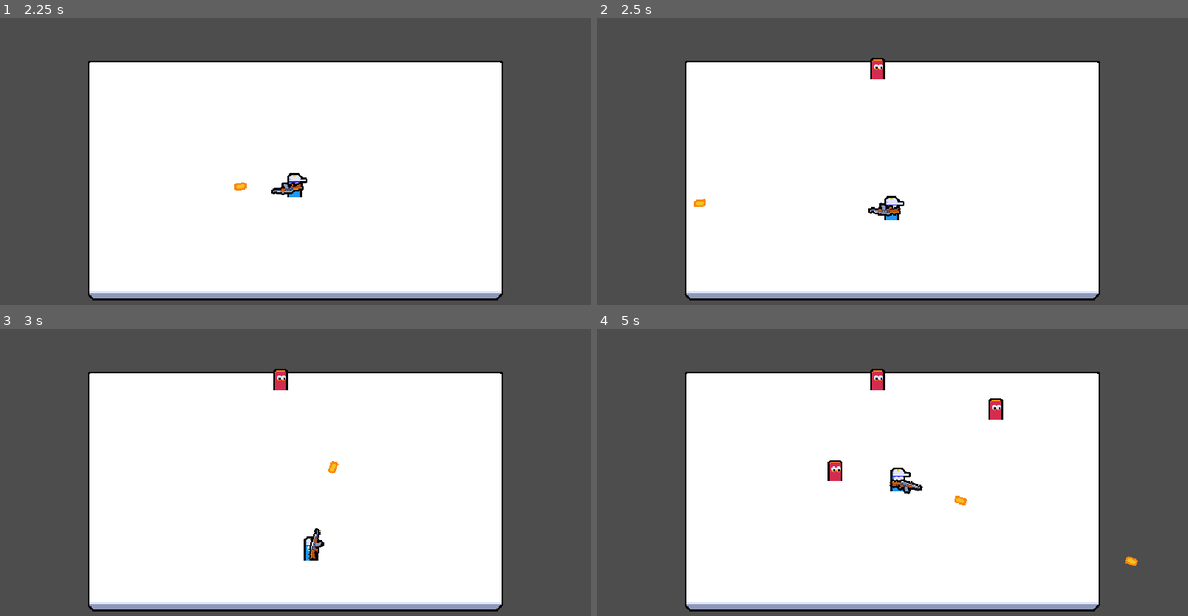
Above: before the commit, frames 1-4 (two rows, left to right).
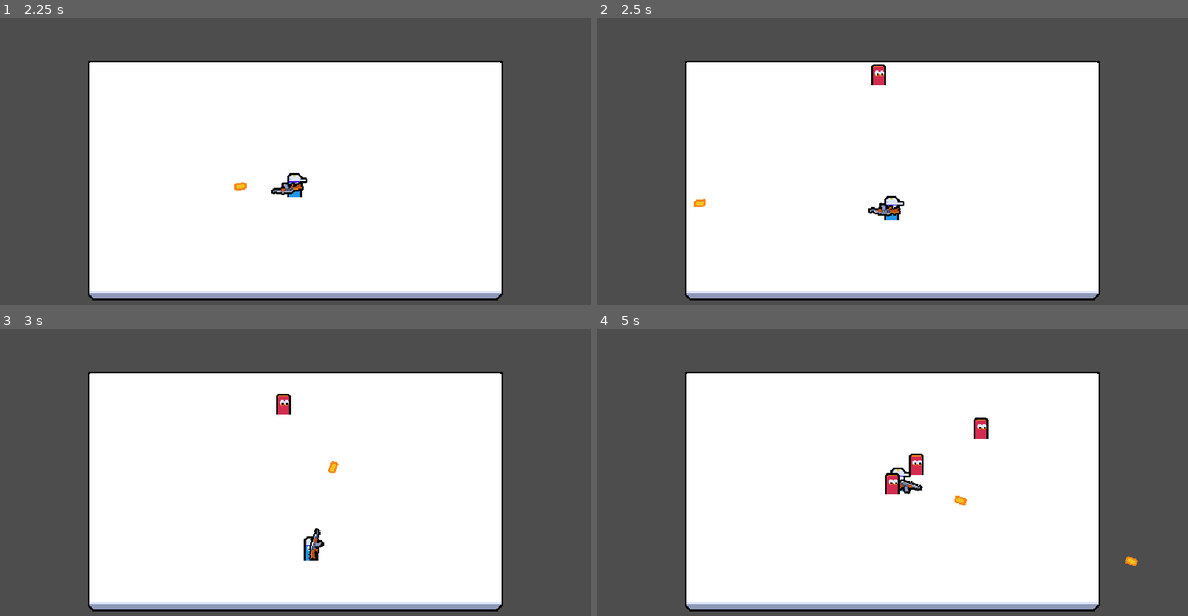
Above: after the commit, the same moments.

Repository: bartoszcholewa/2d-multiplayer-course
Game: Godot game, scene res://ui/main_menu/main_menu.tscn
Same seed, same stepped clock (60 frames per second), same inputs: the game is played once before the commit and once after it.
Inputs (mouse positions are in pixels of both pictures, inside the frame that each line leads up to):
- Up to frame 1 (2.25 s): tap Enter at 0.5 s; move the mouse to (425, 158) at 0.52 s; press the mouse at (425, 158) at 0.53 s; hold D (move_right) 0.53-1.25 s; release the mouse at (425, 158) at 1.25 s; click "Host" at 1.25 s; tap Space at 2 s; move the mouse to (177, 193) at 2.02 s; hold S (move_down) from 2.03 s (still down); click (177, 193) at 2.1 s
- Up to frame 2 (2.5 s): keep holding S (move_down)
- Up to frame 3 (3 s): move the mouse to (354, 415) at 2.77 s; release S (move_down) at 2.78 s; press the mouse at (354, 415) at 2.78 s; hold D (move_right) from 2.78 s (still down)
- Up to frame 4 (5 s): move the mouse to (862, 552) at 3.52 s; release D (move_right) at 3.53 s; release the mouse at (862, 552) at 3.53 s; hold W (move_up) 3.53-4.28 s; click (862, 552) at 3.6 s; move the mouse to (1069, 535) at 4.27 s; press the mouse at (1069, 535) at 4.28 s; hold A (move_left) from 4.28 s (still down)

Frame 1 is identical in both runs. In frame 2, 0.2% of the frame differs, in the area x 46-49%, y 13-24%; in frame 3, 0.4%; in frame 4, 1.1%, in the area x 39-69%, y 13-58%.

Commit message:
Lesson 21 - Basic Enemy AI

Diff:
--- a/entities/enemy/enemy.gd
+++ b/entities/enemy/enemy.gd
@@ -2,18 +2,54 @@
 extends CharacterBody2D
 
 @onready var area_2d: Area2D = $Area2D
+@onready var target_acquisition_timer: Timer = $TargetAcquisitionTimer
+
 
 var current_health: int = 1
+var target_position: Vector2
 
 
 func _ready() -> void:
 	area_2d.area_entered.connect(_on_area_entered)
+	target_acquisition_timer.timeout.connect(_on_target_acqusition_timer_timeout)
+	if is_multiplayer_authority():
+		acquire_target()
+
+
+func _process(_delta: float) -> void:
+	if is_multiplayer_authority():
+		velocity = global_position.direction_to(target_position) * 40
+		move_and_slide()
+
 
 
 func handle_hit() -> void:
 	current_health -= 1
 	if current_health <= 0:
 		queue_free()
+
+func acquire_target() -> void:
+	var players: Array[Node] = get_tree().get_nodes_in_group("player")
+	var nearest_player: Player = null
+	var nearest_squared_distance: float
+
+	for player: Player in players:
+		if not nearest_player:
+			nearest_player = player
+			nearest_squared_distance = nearest_player.global_position\
+				.distance_squared_to(global_position)
+			continue
+
+		var player_squared_distance: float = player.global_position\
+			.distance_squared_to(global_position)
+		if player_squared_distance < nearest_squared_distance:
+			nearest_squared_distance = player_squared_distance
+			nearest_player = player
+
+	if nearest_player != null:
+		target_position = nearest_player.global_position
+
+
 
 
 func _on_area_entered(other_area: Area2D) -> void:
@@ -24,3 +60,7 @@
 		var bullet: Bullet = other_area.owner
 		bullet.register_collision()
 		handle_hit()
+
+func _on_target_acqusition_timer_timeout() -> void:
+	if is_multiplayer_authority():
+		acquire_target()
--- a/entities/enemy/enemy.tscn
+++ b/entities/enemy/enemy.tscn
@@ -6,7 +6,7 @@
 [sub_resource type="SceneReplicationConfig" id="SceneReplicationConfig_im2q6"]
 properties/0/path = NodePath(".:global_position")
 properties/0/spawn = true
-properties/0/replication_mode = 0
+properties/0/replication_mode = 1
 
 [sub_resource type="RectangleShape2D" id="RectangleShape2D_ksmh7"]
 size = Vector2(16, 24)
@@ -21,6 +21,10 @@
 
 [node name="MultiplayerSynchronizer" type="MultiplayerSynchronizer" parent="."]
 replication_config = SubResource("SceneReplicationConfig_im2q6")
+
+[node name="TargetAcquisitionTimer" type="Timer" parent="."]
+wait_time = 0.2
+autostart = true
 
 [node name="Area2D" type="Area2D" parent="."]
 position = Vector2(0, -12)
--- a/entities/player/player.tscn
+++ b/entities/player/player.tscn
@@ -12,7 +12,7 @@
 
 [sub_resource type="CircleShape2D" id="CircleShape2D_sfv1e"]
 
-[node name="Player" type="CharacterBody2D"]
+[node name="Player" type="CharacterBody2D" groups=["player"]]
 collision_layer = 0
 motion_mode = 1
 script = ExtResource("1_symyc")
